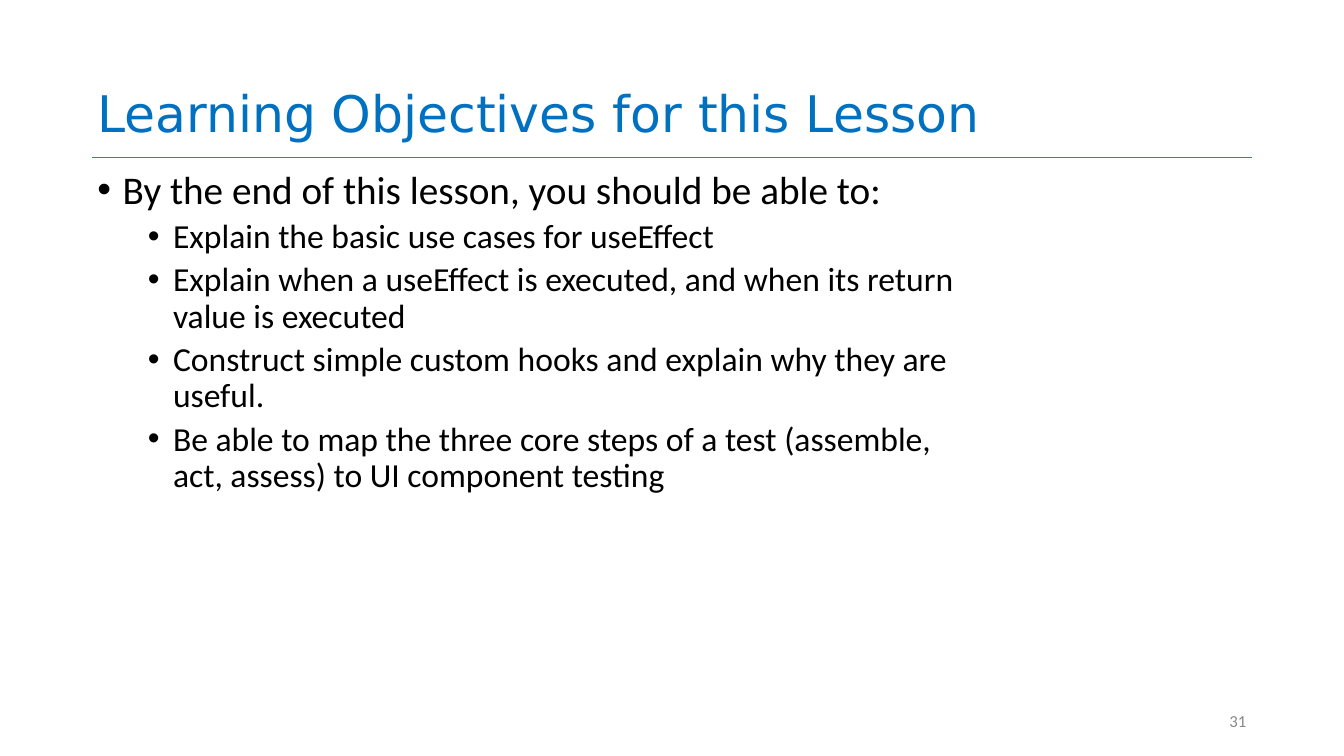
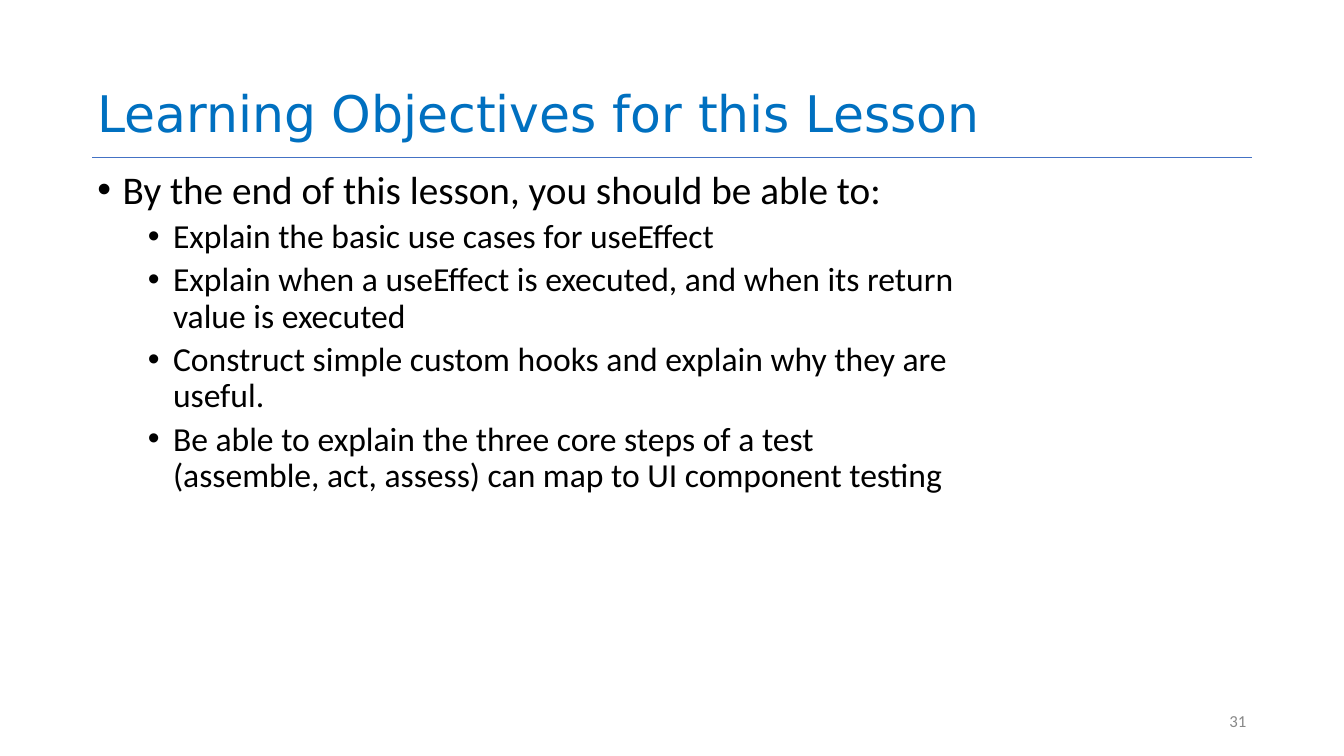
Before and after one commit to neu-se/CS4530-Fall-2023, a slide deck: slide 31 of Slides/Module 08 React Hooks.pptx. Drawn at 1344x756 pixels with LibreOffice and Linux fonts; fonts in the diff are those of the drawing. Boxes give left, top, right and bottom in pixels: in the first picture for what was removed or moved away, otherwise in the second. Text is boxed around its words. In the diff, an @@ line names an element or a change of style, - is before the commit and + after.

```diff
--- a/Slides/Module 08 React Hooks.pptx
+++ b/Slides/Module 08 React Hooks.pptx
@@ text at box(173, 427, 942, 493): text changed @@
-  • Be able to map the three core steps of a test (assemble, act, assess) to UI component testing
+  • Be able to explain the three core steps of a test (assemble, act, assess) can map to UI component testing
```
Also in this commit, not shown: 11 other slides changed, 4 other files.
